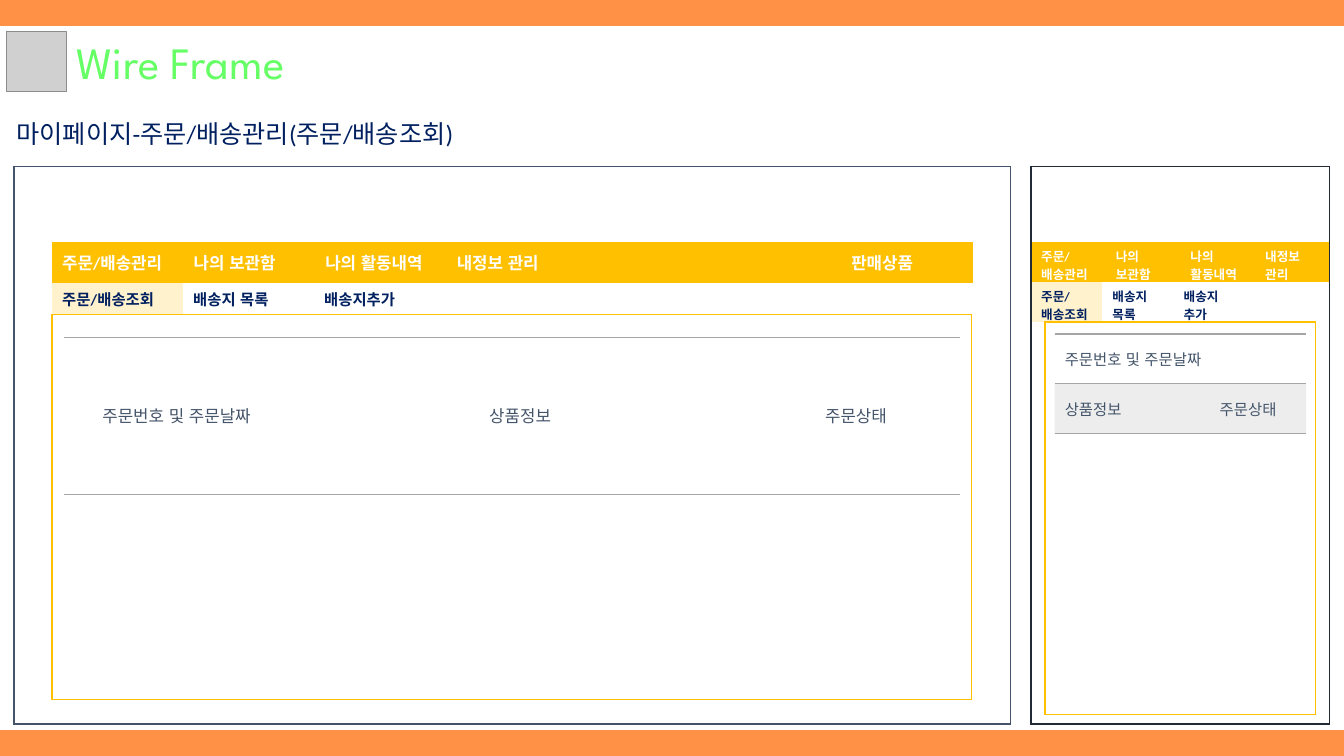
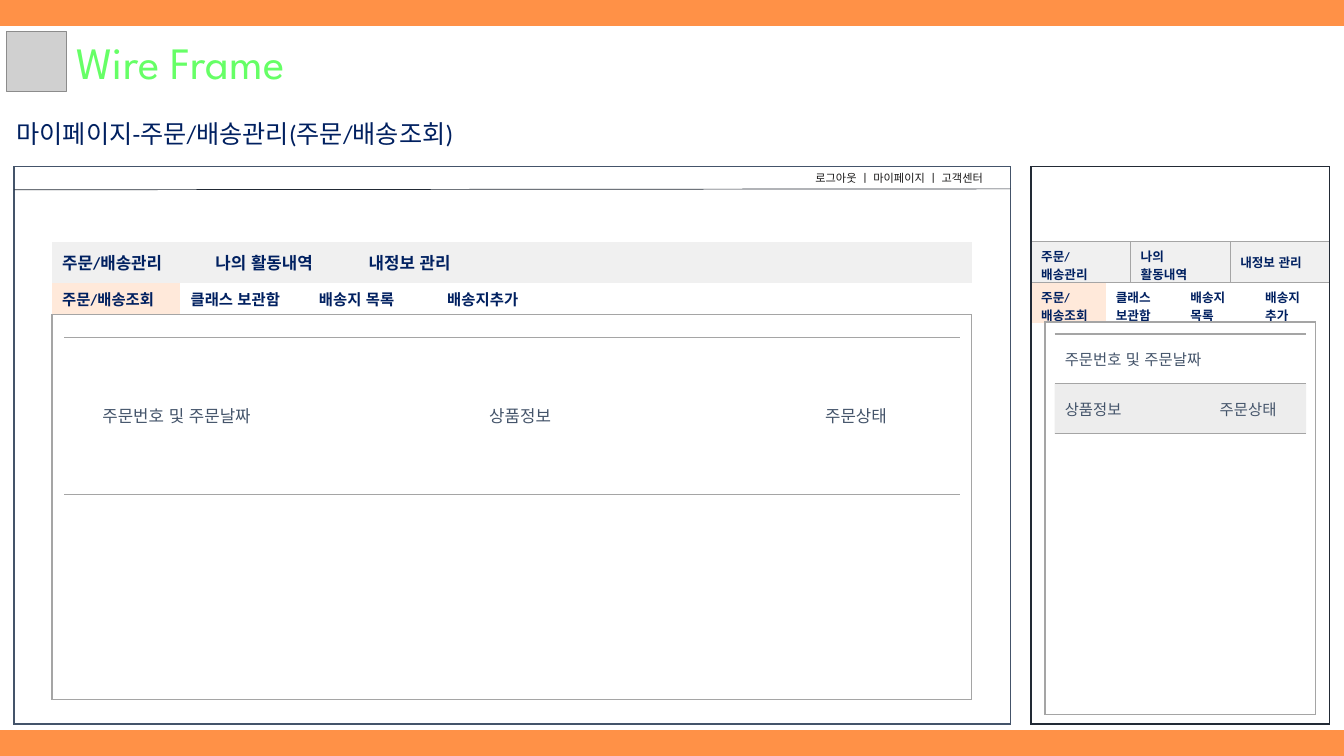
Before and after one commit to hhsw07/ezen-academy-projects, a slide deck: slide 8 of WebContent/cmk/document/3조 원데이클래스.pptx. Drawn at 1344x756 pixels with LibreOffice and Linux fonts; fonts in the diff are those of the drawing; grey boxes stand for pictures. Boxes give left, top, right and bottom in pixels: in the first picture for what was removed or moved away, otherwise in the second. Text is boxed around its words. In the diff, an @@ line names an element or a change of style, - is before the commit and + after.

```diff
--- a/WebContent/cmk/document/3조 원데이클래스.pptx
+++ b/WebContent/cmk/document/3조 원데이클래스.pptx
@@ text added at [815, 172, 983, 183], 8 pt, text #181717 @@
+로그아웃 ㅣ 마이페이지 ㅣ 고객센터
@@ line added from (14, 190) to (1011, 189), #222A35 0.5 pt @@
@@ table at [52, 242, 972, 283] @@
-column 2: 나의 보관함
-column 6, row 1: 판매상품
+column 6, row 1: 
@@ table at [1031, 242, 1331, 287] @@
-column 2: 나의 / 보관함
-column 3, row 1: 내정보 / 관리
+column 3, row 1: 내정보 관리
@@ table at [52, 283, 565, 315] @@
+column 2: 클래스 보관함
@@ table: place and size @@
-table at [52, 283, 446, 315]
+table at [52, 283, 565, 315]
@@ table at [1031, 283, 1330, 328] @@
-column 2: 배송지 목록
+column 2: 클래스 / 보관함
+column 3: 배송지 / 목록
@@ table: place and size @@
-table at [1031, 282, 1246, 327]
+table at [1031, 283, 1330, 328]
@@ rectangle at [52, 315, 972, 700]: outline #FFC000 1 pt to #A5A5A5 1 pt @@
@@ rectangle at [1046, 323, 1316, 715]: outline #FFC000 1 pt to #A5A5A5 1 pt @@
```
Also in this commit, not shown: 12 other slides changed, 4 slides added, 3 slides removed.
